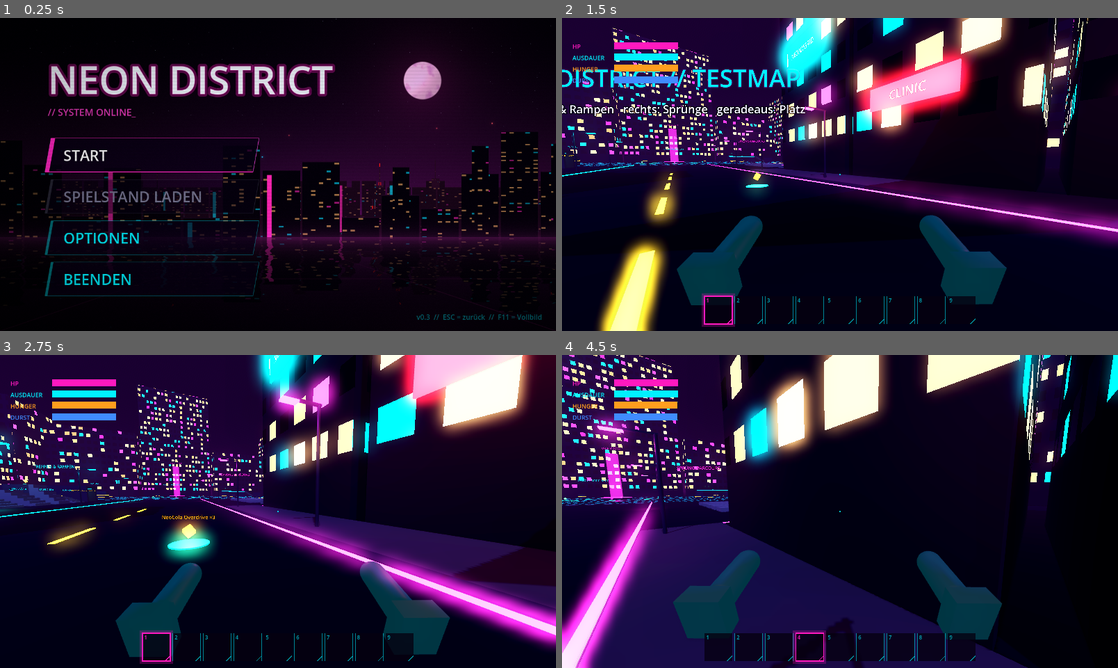
Above: before the commit, frames 1-4 (two rows, left to right).
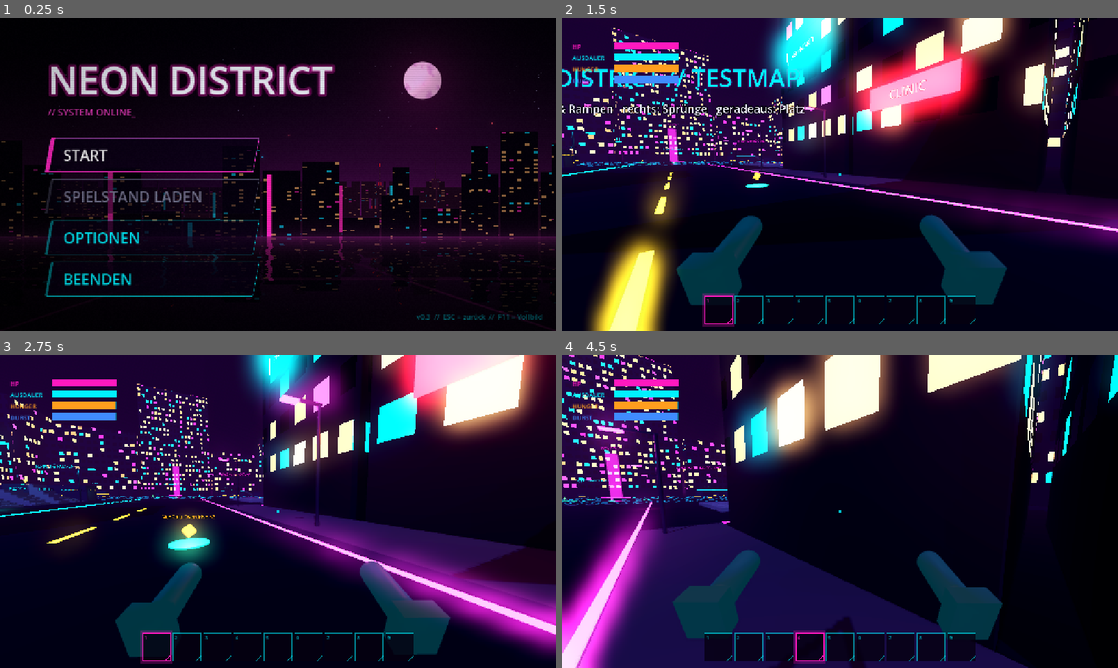
Above: after the commit, the same moments.

Repository: CaptainArschbart/Test
Game: Godot game, scene res://scenes/menu/main_menu.tscn
Two runs of this game, one before a commit and one after it. Both use one fixed random seed, a clock stepped at 60 frames per second and the inputs below.
Inputs (mouse positions are in pixels of both pictures, inside the frame that each line leads up to):
- Up to frame 1 (0.25 s): no input
- Up to frame 2 (1.5 s): click "START" at 0.5 s; tap Enter at 1.25 s; move the mouse to (867, 174) at 1.27 s; hold W (move_forward) from 1.28 s (still down); hold Q (drop_item) from 1.28 s (still down)
- Up to frame 3 (2.75 s): keep holding W (move_forward); tap Space (jump) at 1.52, 2.27 s; move the mouse to (250, 511) at 2.02 s; release Q (drop_item) at 2.03 s; tap 1 (hotbar_1) at 2.1 s
- Up to frame 4 (4.5 s): keep holding W (move_forward); move the mouse to (851, 505) at 2.77 s; tap 2 (hotbar_2) at 2.85 s; move the mouse to (834, 517) at 3.52 s; tap 3 (hotbar_3) at 3.6 s; tap Space (jump) at 3.77 s; move the mouse to (878, 514) at 4.27 s; tap 4 (hotbar_4) at 4.35 s

The runs differ from the first frame. In frame 1, 4.3% of the frame differs, in the area x 0-100%, y 0-97%; in frame 2, 15%, in the area x 0-100%, y 0-100%; in frame 3, 14%; in frame 4, 9.0%.

Commit message:
Menüs skalieren mit der Auflösung statt sich zu strecken
- project.godot: window/stretch/mode=canvas_items, aspect=expand
  (UI-Basis 1280x720, gleichmäßig hochskaliert, 3D bleibt volle Auflösung)
- Hauptmenü: Optionsfenster mittig mit fester Größe statt an oben/unten verankert
- claude_updatenotice.md ergänzt

Co-Authored-By: Claude Opus 5.5 (1M context) <noreply@anthropic.com>
Claude-Session: https://claude.ai/code/session_01TXpzxYt3h4hqLvFZxHJrh8

Diff:
--- a/project.godot
+++ b/project.godot
@@ -29,6 +29,8 @@
 
 window/size/viewport_width=1280
 window/size/viewport_height=720
+window/stretch/mode="canvas_items"
+window/stretch/aspect="expand"
 
 [input]
 
--- a/scenes/menu/main_menu.tscn
+++ b/scenes/menu/main_menu.tscn
@@ -223,12 +223,13 @@
 layout_mode = 1
 anchors_preset = -1
 anchor_left = 0.5
+anchor_top = 0.5
 anchor_right = 0.5
-anchor_bottom = 1.0
+anchor_bottom = 0.5
 offset_left = -390.0
-offset_top = 48.0
+offset_top = -312.0
 offset_right = 390.0
-offset_bottom = -84.0
+offset_bottom = 276.0
 grow_horizontal = 2
 grow_vertical = 2
 
Not shown, changed: claude_updatenotice.md
